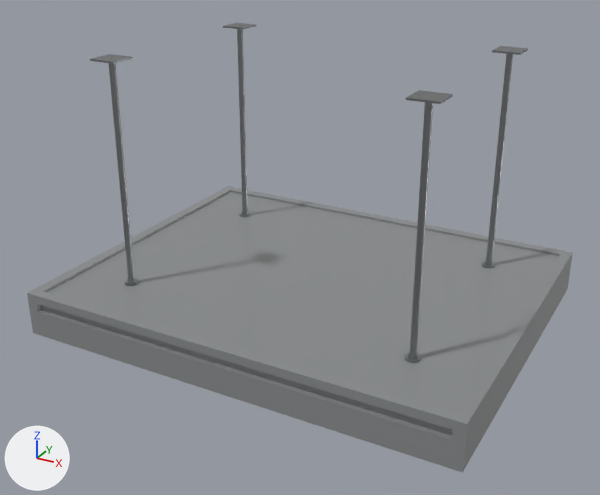
One commit to the glTF model public/rebuilt/simready-lamp_ceiling_50cm_square_a01.glb: the scene before it, then after it.
One viewpoint serves both versions: a camera (50 mm lens) standing at (0.406, -0.771, 0.462) and looking at (-0.002, -0.03, 0.092). Arrows for +X, +Y and +Z are at lower left; the lights stay in place. The picture after the commit comes second. Where no turn or scale is listed for an object, it has been applied to the vertices. Vertices at exactly the same position are counted once.

In view in the first picture: 'collar', 'collar.001', 'collar.002', 'collar.003', 'slab'.
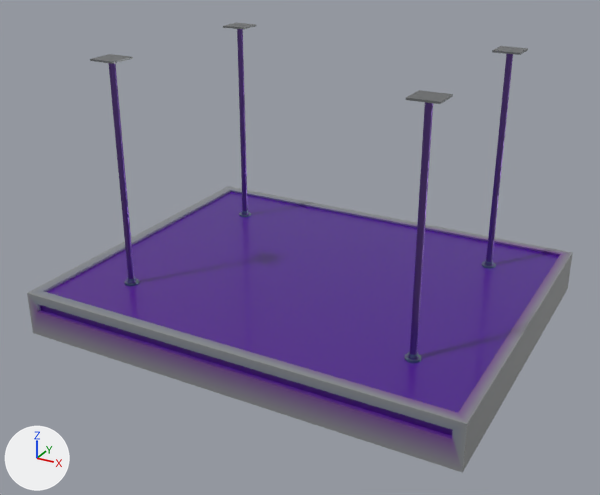
The newer file is also turned or shifted as a whole; pictures and numbers use the older file's frame.

Location of each change, [x1, y1, x2, y2] in pixels of the pictures (600 x 495 px):
'slab', recoloured (darker)
    both: [29, 188, 571, 463]
'collar', recoloured (darker)
    both: [405, 100, 436, 363]
'collar.001', recoloured (darker)
    both: [106, 61, 139, 286]
'collar.002', recoloured (darker)
    both: [482, 51, 515, 268]
'collar.003', recoloured (darker)
    both: [235, 26, 251, 217]

The change, as a diff of the scene's bpy script:
```diff
--- a/public/rebuilt/simready-lamp_ceiling_50cm_square_a01.glb.py
+++ b/public/rebuilt/simready-lamp_ceiling_50cm_square_a01.glb.py
@@ mat_brushed_steel__999c9e @@
 n0 = _N.new('ShaderNodeBsdfPrincipled'); n0.name = 'Principled BSDF'
-n0.inputs[0].default_value = (0.319, 0.332, 0.342, 1.0)  # 'Base Color', grey #999c9e
 n0.inputs[1].default_value = 1.0  # 'Metallic'
@@ mat_brushed_steel__999c9e @@
 n1 = _N.new('ShaderNodeOutputMaterial'); n1.name = 'Material Output'
+n2 = _N.new('ShaderNodeMix'); n2.name = 'Mix'
+n2.data_type = 'RGBA'
+n2.blend_type = 'MULTIPLY'
+n2.inputs[0].default_value = 1.0  # 'Factor'
+n2.inputs[7].default_value = (0.319, 0.332, 0.342, 1.0)  # 'B', grey #999c9e
+n3 = _N.new('ShaderNodeVertexColor'); n3.name = 'Color Attribute'
 _L.new(n0.outputs[0], n1.inputs[0])  # 'BSDF' to 'Surface'
+_L.new(n2.outputs[2], n0.inputs[0])  # 'Result' to 'Base Color'
+_L.new(n3.outputs[0], n2.inputs[6])  # 'Color' to 'A'
@@ mat_painted_metal__888b8c @@
 n0 = _N.new('ShaderNodeBsdfPrincipled'); n0.name = 'Principled BSDF'
-n0.inputs[0].default_value = (0.246, 0.258, 0.262, 1.0)  # 'Base Color', grey #888b8c
 n0.inputs[2].default_value = 0.4  # 'Roughness'
@@ mat_painted_metal__888b8c @@
 n1 = _N.new('ShaderNodeOutputMaterial'); n1.name = 'Material Output'
+n2 = _N.new('ShaderNodeMix'); n2.name = 'Mix'
+n2.data_type = 'RGBA'
+n2.blend_type = 'MULTIPLY'
+n2.inputs[0].default_value = 1.0  # 'Factor'
+n2.inputs[7].default_value = (0.246, 0.258, 0.262, 1.0)  # 'B', grey #888b8c
+n3 = _N.new('ShaderNodeVertexColor'); n3.name = 'Color Attribute'
 _L.new(n0.outputs[0], n1.inputs[0])  # 'BSDF' to 'Surface'
+_L.new(n2.outputs[2], n0.inputs[0])  # 'Result' to 'Base Color'
+_L.new(n3.outputs[0], n2.inputs[6])  # 'Color' to 'A'
@@ me_collar_001 @@
 me_collar_001.from_pydata(...)  # 162 vertices, 320 faces; spans x -0.12..0.12, y -0.12..0.12, z -1.0..1.0
 # used by ob_collar_001; parent = ob_post_front_group_001; location = (0.0, -0.0000111, 127.0); scale = (127.0, 127.0, 127.0)
+# me_collar_001 part 1: vertex colours changed
 me_collar_001.materials.append(mat_brushed_steel__999c9e)
@@ me_slab @@
 me_slab.from_pydata(...)  # 40 vertices, 76 faces; spans x -0.25..0.25, y -0.2..0.2, z -0.025..0.025
 # used by ob_slab; location = (0.0, 0.0, 0.025)
+# me_slab part 2: vertex colours changed
 me_slab.materials.append(mat_painted_metal__888b8c)
```
